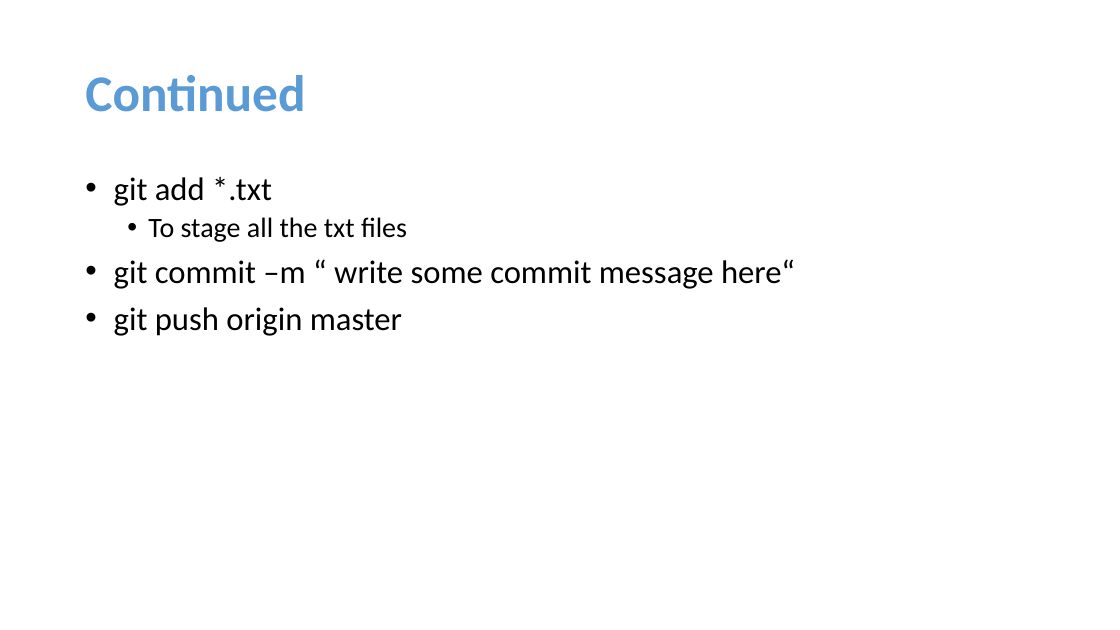
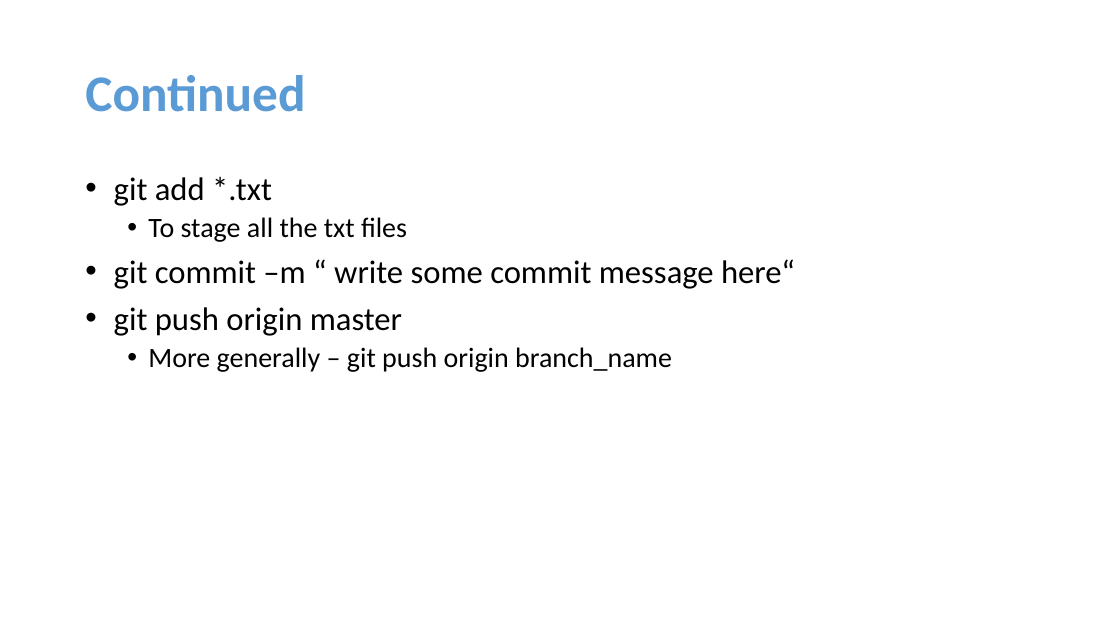
Before and after one commit to anasmoni/Learning-Git, a slide deck: slide 4 of My_Notes.pptx. Drawn at 1120x630 pixels with LibreOffice and Linux fonts; fonts in the diff are those of the drawing. Boxes give left, top, right and bottom in pixels: in the first picture for what was removed or moved away, otherwise in the second. Text is boxed around its words. In the diff, an @@ line names an element or a change of style, - is before the commit and + after.

Commit message:
ppt updated

```diff
--- a/My_Notes.pptx
+++ b/My_Notes.pptx
@@ text at (148, 347, 672, 372): paragraph added @@
+  • More generally – git push origin branch_name
```
Also in this commit, not shown: 1 other slide changed, 1 slide added.
